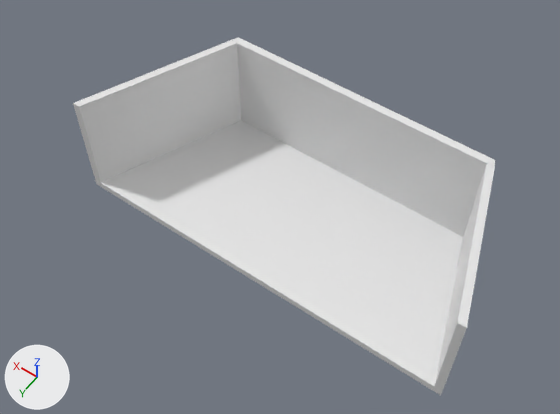
The OBJ model PA7/Assignment7/models/model/wall.obj, before and after one commit.
The view is the same before and after, from a camera (50 mm lens) standing at (-654.0, 800.0, 1592.0) and looking at (8.0, -127.0, 135.0). Every picture has the same lights, and +X, +Y and +Z are marked at lower left. Where no turn or scale is listed for an object, it has been applied to the vertices.

The older version as bpy lines, for what is in view:
```python
me_wall = bpy.data.meshes.new('wall')
me_wall.from_pydata(...)  # 14237 vertices, 28458 faces; spans x -519.0..519.0, y -416.0..3.0, z -10.0..290.0
ob_wall = bpy.data.objects.new('wall', me_wall)
ob_wall.location = (0.0, 0.0, 0.0)
```
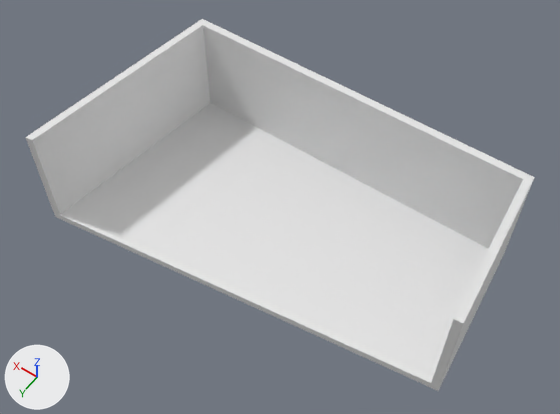
Diff of the bpy script that builds the scene:
```diff
--- a/PA7/Assignment7/models/model/wall.obj.py
+++ b/PA7/Assignment7/models/model/wall.obj.py
@@ me_wall @@
 # used by ob_wall; location = (0.0, 0.0, 0.0)
-me_wall.from_pydata(...)  # 14237 vertices, 28458 faces; spans x -519.0..519.0, y -416.0..3.0, z -10.0..290.0
+me_wall.from_pydata(...)  # 30 vertices, 48 faces; spans x -510.0..529.0, y -420.0..145.0, z -10.0..290.0
+# me_wall part 1: the loose piece of 4754 vertices spanning x -384.0..354.0, y -416.0..-396.0, z -10.0..290.0 is rebuilt with 8 vertices and now spans x -470.0..470.0, y -420.0..-400.0, z -10.0..290.0
+# me_wall part 2: a new loose piece of 22 vertices spanning x -510.0..529.0, y -400.0..145.0, z -10.0..290.0
+# me_wall part 3: the loose piece of 1710 vertices spanning x 334.0..519.0, y -397.0..3.0, z -10.0..290.0 is deleted
+# me_wall part 4: the loose piece of 1710 vertices spanning x -519.0..-364.0, y -397.0..3.0, z -10.0..290.0 is deleted
```

Changed parts and their boxes [x1, y1, x2, y2] in the pictures (560 x 414 px):
'wall', reshaped (20% wider): before [73, 37, 495, 395]; after [26, 19, 534, 391]
part 1 of me_wall, rebuilt (28% wider, 19% taller): before [232, 37, 495, 237]; after [197, 19, 534, 257]
part 2 of me_wall, added: after [26, 23, 532, 391]
part 3 of me_wall, deleted: before [73, 40, 241, 187]
part 4 of me_wall, deleted: before [433, 163, 495, 395]
